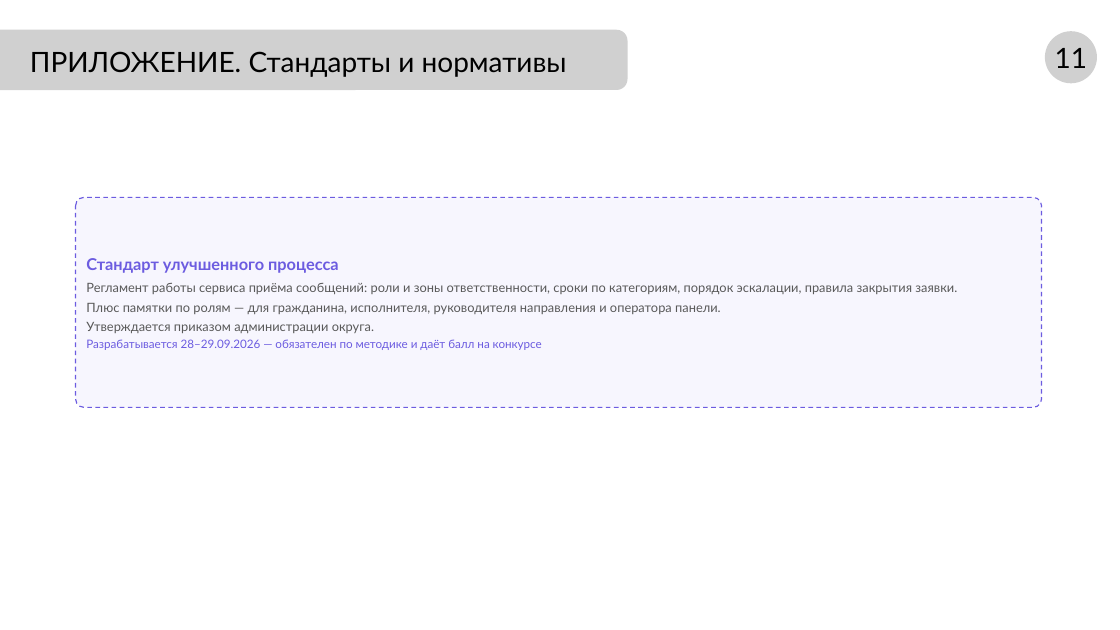
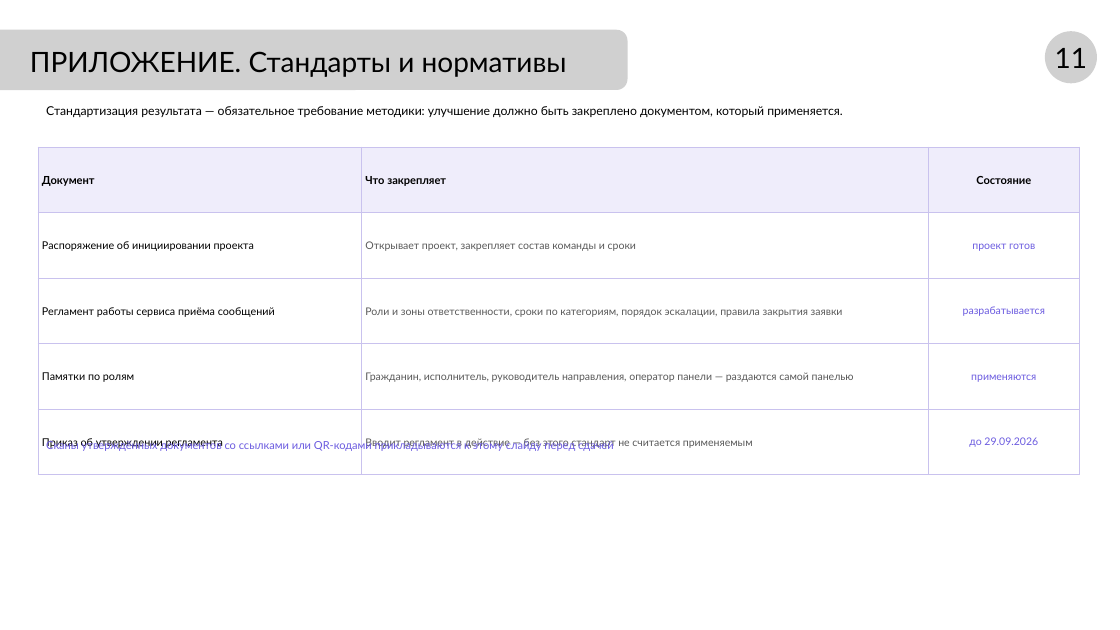
Before and after one commit to NiceGenn/Team-28-progress, a slide deck: slide 12 of файлы/prezentaciya-chernovik.pptx. Drawn at 1120x630 pixels with LibreOffice and Linux fonts; fonts in the diff are those of the drawing; grey boxes stand for pictures. Boxes give left, top, right and bottom in pixels: in the first picture for what was removed or moved away, otherwise in the second. Text is boxed around its words. In the diff, an @@ line names an element or a change of style, - is before the commit and + after.

```diff
--- a/файлы/prezentaciya-chernovik.pptx
+++ b/файлы/prezentaciya-chernovik.pptx
@@ text added at [46, 106, 842, 117], 10.5 pt, text #000000 @@
+Стандартизация результата — обязательное требование методики: улучшение должно быть закреплено документом, который применяется.
@@ table added at [38, 147, 1080, 475], 5 rows, 3 columns @@
+Документ | Что закрепляет | Состояние
+Распоряжение об инициировании проекта | Открывает проект, закрепляет состав команды и сроки | проект готов
+Регламент работы сервиса приёма сообщений | Роли и зоны ответственности, сроки по категориям, порядок эскалации, правила закрытия заявки | разрабатывается
+Памятки по ролям | Гражданин, исполнитель, руководитель направления, оператор панели — раздаются самой панелью | применяются
+Приказ об утверждении регламента | Вводит регламент в действие — без этого стандарт не считается применяемым | до 29.09.2026
@@ rounded rectangle removed at [76, 197, 1042, 408] @@
-Стандарт улучшенного процесса
-Регламент работы сервиса приёма сообщений: роли и зоны ответственности, сроки по категориям, порядок эскалации, правила закрытия заявки.
-Плюс памятки по ролям — для гражданина, исполнителя, руководителя направления и оператора панели.
-Утверждается приказом администрации округа.
-Разрабатывается 28–29.09.2026 — обязателен по методике и даёт балл на конкурсе
@@ text added at [160, 440, 613, 452], 9.5 pt, text #6C5CE0 @@
+Сканы утверждённых документов со ссылками или QR-кодами прикладываются к этому слайду перед сдачей
```
Also in this commit, not shown: 2 other slides changed, 1 slide added, 1 slide removed, 9 other files.
